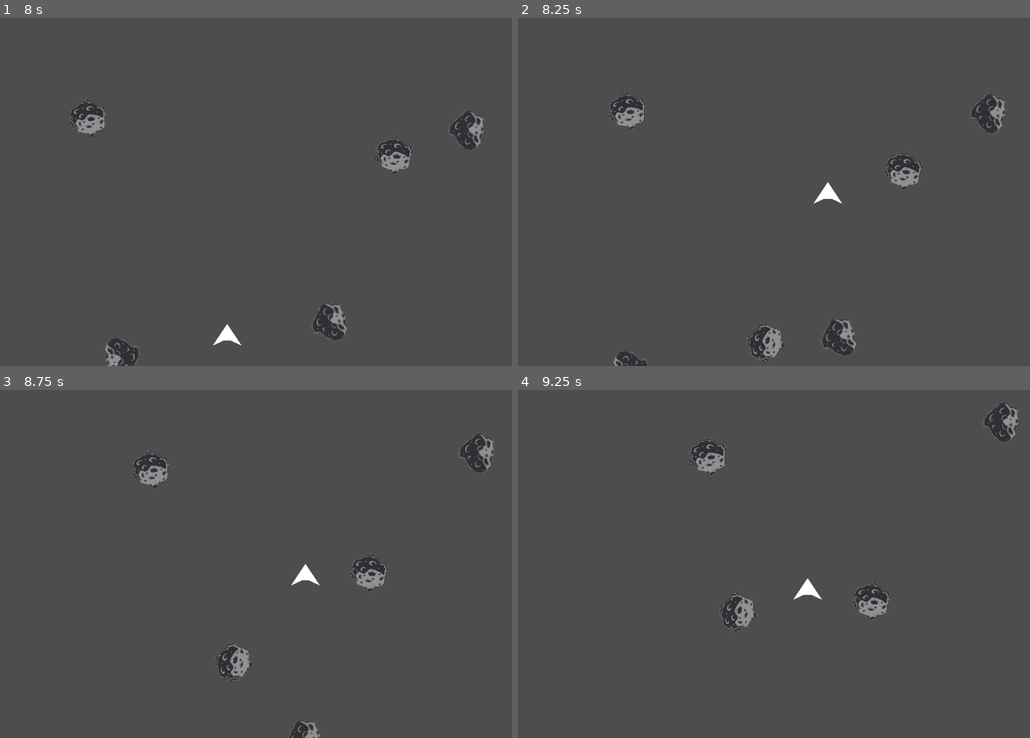
Above: before the commit, frames 1-4 (two rows, left to right).
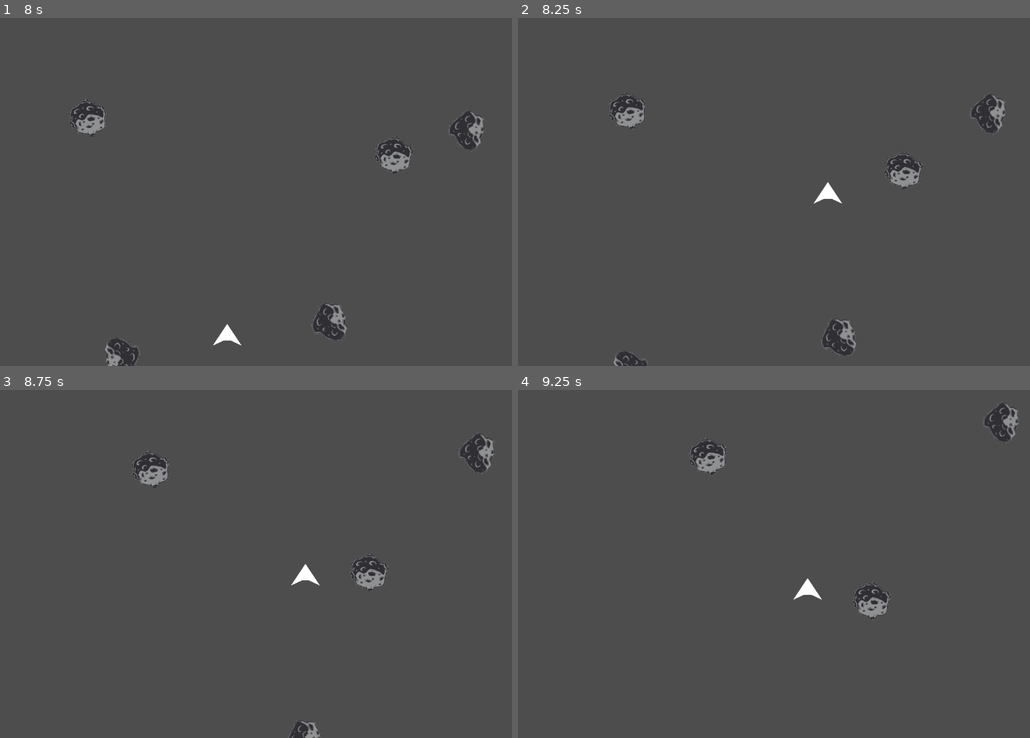
Above: after the commit, the same moments.

Repository: Lucapetre/starstroids
Game: Godot game, scene res://game_scene.tscn
Same seed, same stepped clock (60 frames per second), same inputs: the game is played once before the commit and once after it.
Inputs:
- Up to frame 1 (8 s): tap Enter at 0.5 s; hold E (strafe_right) 0.53-1.28 s; hold S (decelerate) 0.53-1.28 s; hold Q (strafe_left) 1.28-2.03 s; tap S (decelerate) every 1.5 s from 1.35 to 7.35 s; tap Space at 2 s; hold E (strafe_right) 2.03-2.78 s; hold S (decelerate) 2.03-2.78 s; hold W (accelerate) 2.78-3.53 s; hold S (decelerate) 3.53-4.28 s; hold Q (strafe_left) 3.53-5.78 s; hold S (decelerate) 5.03-5.78 s; hold E (strafe_right) 5.78-6.53 s; hold W (accelerate) 6.53-7.28 s; hold S (decelerate) 6.53-7.28 s; hold E (strafe_right) from 7.28 s (still down)
- Up to frame 2 (8.25 s): release E (strafe_right) at 8.03 s; hold Q (strafe_left) from 8.03 s (still down); hold S (decelerate) from 8.03 s (still down)
- Up to frame 3 (8.75 s): keep holding Q (strafe_left); keep holding S (decelerate)
- Up to frame 4 (9.25 s): keep holding Q (strafe_left); release S (decelerate) at 8.78 s; tap S (decelerate) at 8.85 s

Frame 1 is identical in both runs. In frame 2, 0.4% of the frame differs, in the area x 44-53%, y 87-99%; in frame 3, 0.4%; in frame 4, 0.4%.

Commit message:
Working game prototype

Diff:
--- a/player.gd
+++ b/player.gd
@@ -78,7 +78,9 @@
 	print("eee")
 	hide() # replace with health/damage system
 	hit.emit()
-	$CollisionPolygon2D.set_deferred("disabled", true)
+	#$CollisionPolygon2D.set_deferred("disabled", true)
+
+	body.queue_free()
 
 # Called every frame. 'delta' is the elapsed time since the previous frame.
 func _process(delta):
